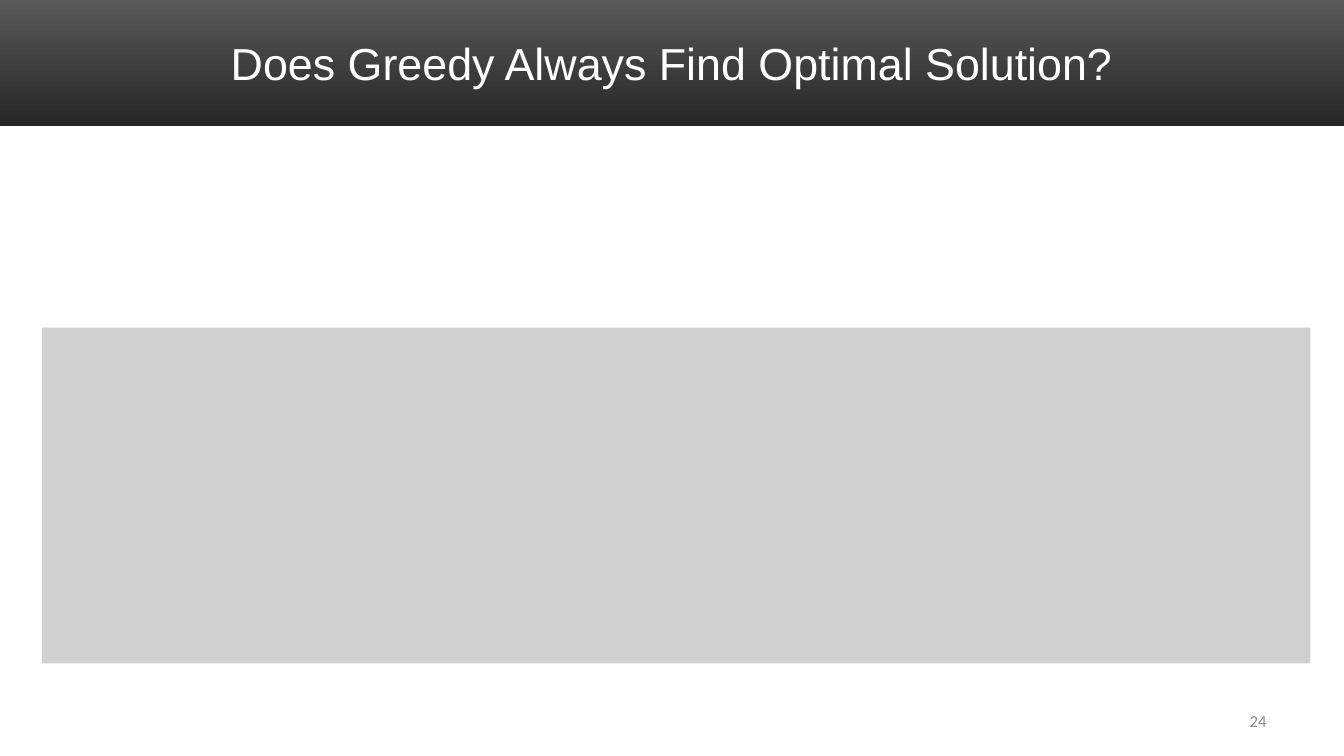
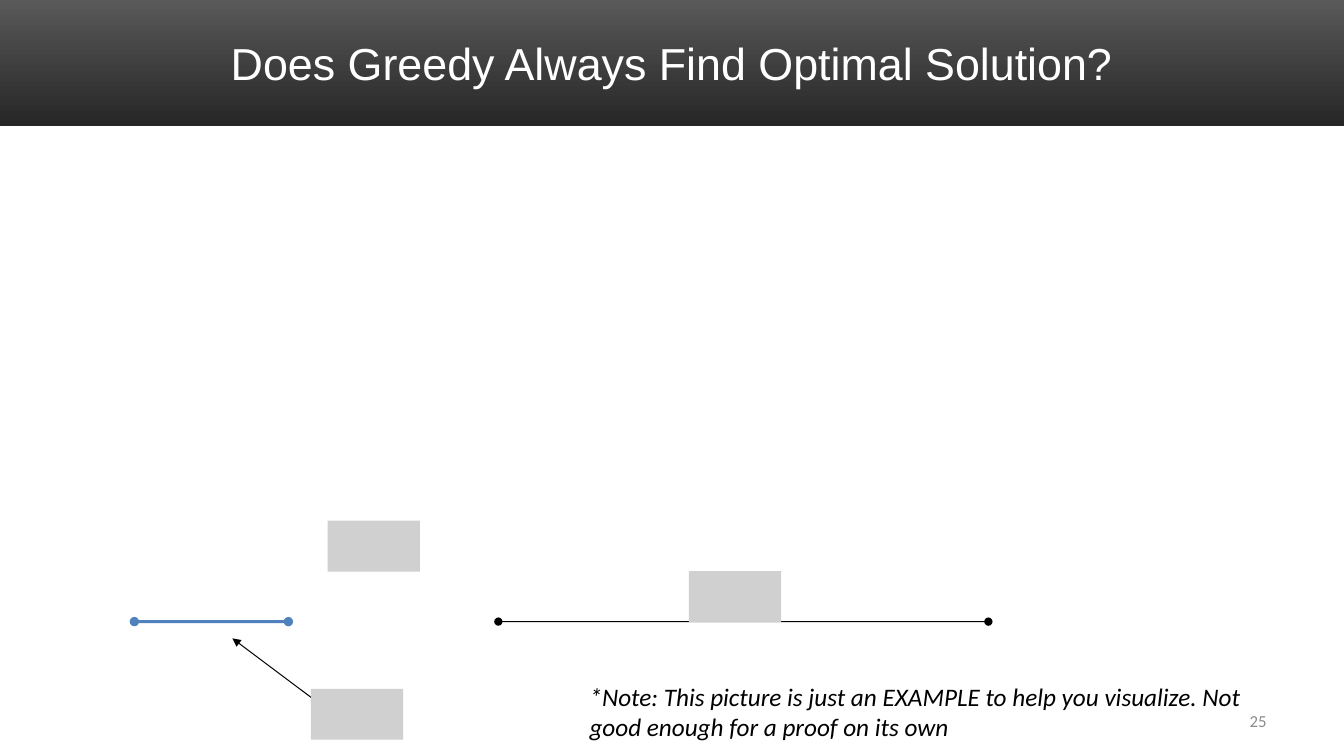
Before and after one commit to markfloryan/dsa2, a slide deck: slide 25 of slides/04-ActivitySelect.pptx (slide 24 before the commit). Drawn at 1344x756 pixels with LibreOffice and Linux fonts; fonts in the diff are those of the drawing; grey boxes stand for pictures. Boxes give left, top, right and bottom in pixels: in the first picture for what was removed or moved away, otherwise in the second. Text is boxed around its words. In the diff, an @@ line names an element or a change of style, - is before the commit and + after.

Commit message:
updated proof on activity select slides

```diff
--- a/slides/04-ActivitySelect.pptx
+++ b/slides/04-ActivitySelect.pptx
@@ picture removed at <box>42,328,1311,663</box> @@
@@ picture added at <box>328,521,420,572</box> @@
@@ picture added at <box>689,572,781,622</box> @@
@@ double arrow added from (134, 622) to (288, 622), #4F81BD 2.25 pt @@
@@ double arrow added from (498, 622) to (989, 622), #000000 0.75 pt @@
@@ arrow added from (334, 714) to (233, 638), #000000 0.75 pt @@
@@ picture added at <box>311,689,403,739</box> @@
@@ text added at <box>590,688,1240,741</box>, 18 pt, text #000000, italic @@
+*Note: This picture is just an EXAMPLE to help you visualize. Not good enough for a proof on its own
@@ page number at <box>1250,716,1267,727</box>: text changed @@
-24
+25
```
Also in this commit, not shown: 5 other slides changed, 1 slide removed, 2 other files.
